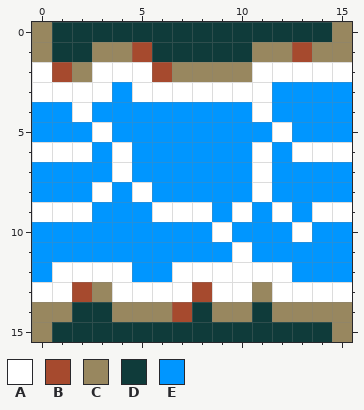
File history of a pixel-art file, ProjectMicro/Assets/Art/Tiles/Water_EW.aseprite. The first picture shows the starting point.
16x16 pixels, 1 frame.
Palette (. is transparent): A #ffffff  B #a64a2e  C #98875f  D #0f3b3a  E #0096ff
Pixels before, first column x 0:
 0 CDDDDDDDDDDDDDDC
 1 CDDCCBDDDDDCCBCC
 2 ABCAAABCCCCAAAAA
 3 AAAAEAAAAAAAEEEE
 4 EEAEEEEEEEEAEEEE
 5 EEEAEEEEEEEEAEEE
 6 AAAEAEEEEEEAEAAA
 7 EEEEAEEEEEEAEEEE
 8 EEEAEAEEEEEAEEEE
 9 AAAEEEAAAEAEAEAA
10 EEEEEEEEEAEEEAEE
11 EEEEEEEEEEAEEEEE
12 EAAAAEEAAAAAAEEE
13 AABCAAAABAACAAAA
14 CCDDCCCBDCCDCCCC
15 CDDDDDDDDDDDDDDC
The same view after the edit:
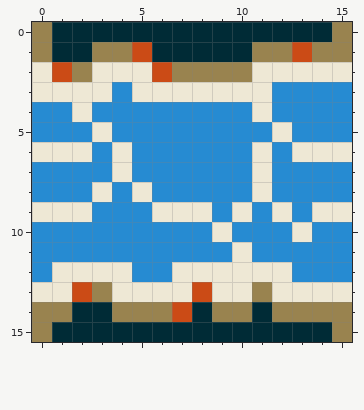
Change:
colour A: #ffffff -> #eee8d5
colour B: #a64a2e -> #cb4b16
colour C: #98875f -> #99834f
colour D: #0f3b3a -> #002b36
colour E: #0096ff -> #268bd2
Boxes around the changes in both pictures, in picture pixels (x1, y1, x2, y2):
changed: (32, 22, 352, 342)
